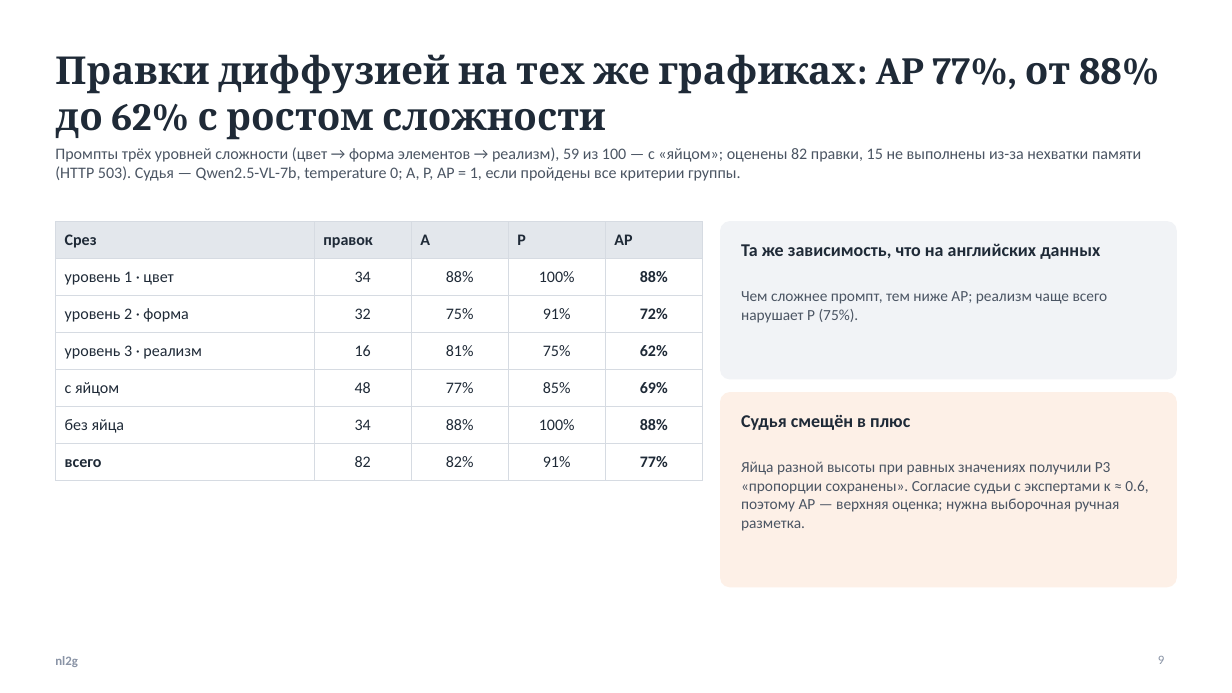
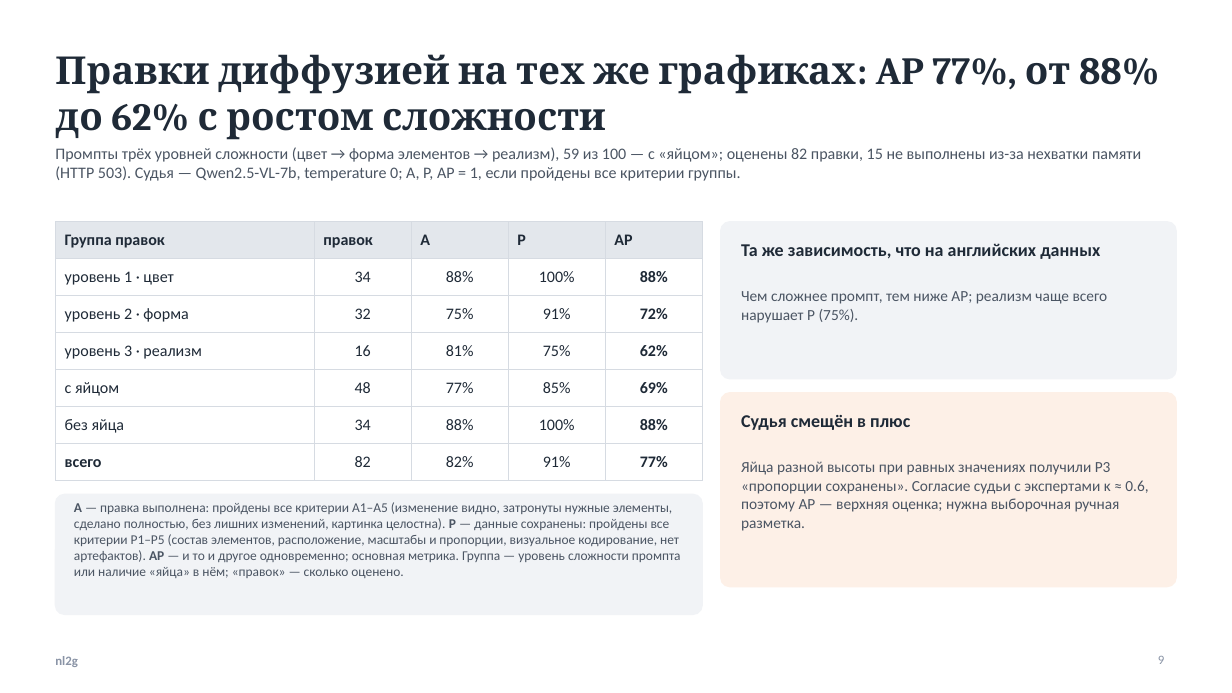
Before and after one commit to kocharyandr/nl2g, a slide deck: slide 9 of docs/ПРЕЗЕНТАЦИЯ_СЕРВИСА.pptx. Drawn at 1232x693 pixels with LibreOffice and Linux fonts; fonts in the diff are those of the drawing. Boxes give left, top, right and bottom in pixels: in the first picture for what was removed or moved away, otherwise in the second. Text is boxed around its words. In the diff, an @@ line names an element or a change of style, - is before the commit and + after.

```diff
--- a/docs/ПРЕЗЕНТАЦИЯ_СЕРВИСА.pptx
+++ b/docs/ПРЕЗЕНТАЦИЯ_СЕРВИСА.pptx
@@ table at <box>55,222,702,471</box> @@
-row 1, column 1: Срез
+row 1, column 1: Группа правок
@@ rounded rectangle added at <box>55,494,702,615</box>, fill #F1F3F6, outline #F1F3F6 1 pt @@
@@ text added at <box>74,502,681,578</box>, 10.5 pt, text #4B5563 @@
+A — правка выполнена: пройдены все критерии A1–A5 (изменение видно, затронуты нужные элементы, сделано полностью, без лишних изменений, картинка целостна). P — данные сохранены: пройдены все критерии P1–P5 (состав элементов, расположение, масштабы и пропорции, визуальное кодирование, нет артефактов). AP — и то и другое одновременно; основная метрика. Группа — уровень сложности промпта или наличие «яйца» в нём; «правок» — сколько оценено.
```
Also in this commit, not shown: 1 other file.
